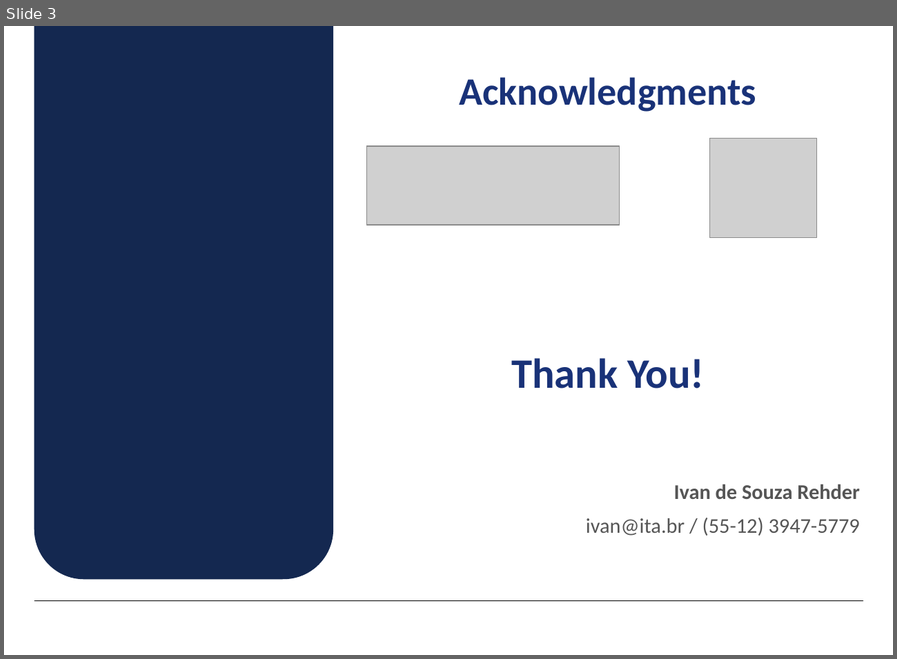
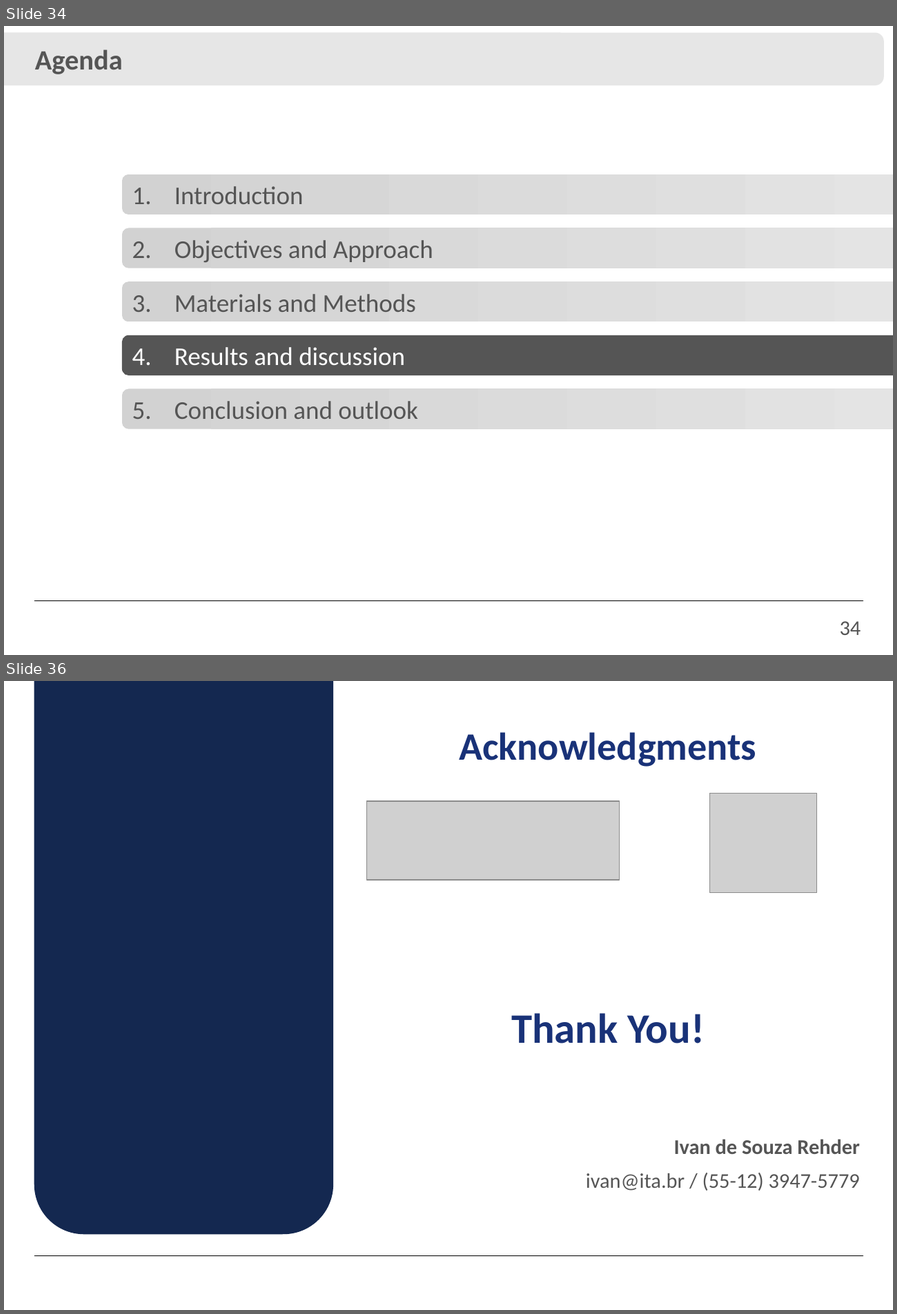
Before and after one commit to IvanRehder/Dissertacao, a slide deck: Apresentação/Apresentação.pptx. Shown one above the other, each under a label of ours: slide 3 before the commit, slides 34 and 36 after it; the slides between them are not shown. The pictures are 897x659 and 897x1314 pixels, drawn with LibreOffice and Linux fonts; fonts in the diff are those of the drawing; grey boxes stand for pictures; background and template pictures are left out. Boxes give left, top, right and bottom in pixels: in the first picture for what was removed or moved away, otherwise in the second. Text is boxed around its words. In the diff, an @@ line names an element or a change of style, - is before the commit and + after.

```diff
--- a/Apresentação/Apresentação.pptx
+++ b/Apresentação/Apresentação.pptx
@@ slide 34 added at [4, 26, 893, 655], background #FFFFFF; not listed: 1 template element that a slide beside it also shows @@
@@ rounded rectangle added at [4, 33, 884, 85], fill #E6E6E6 @@
@@ text added at [35, 49, 123, 74], 24 pt, text #555555, bold @@
+Agenda
@@ rounded rectangle added at [122, 174, 893, 214], fill gradient #D2D2D2 to #E6E6E6 @@
@@ text added at [132, 187, 152, 204], 22 pt, text #555555 @@
+1.
@@ text added at [174, 186, 303, 204], 22 pt, text #555555 @@
+Introduction
@@ rounded rectangle added at [122, 228, 893, 268], fill gradient #D2D2D2 to #E6E6E6 @@
@@ text added at [132, 241, 152, 258], 22 pt, text #555555 @@
+2.
@@ text added at [174, 240, 433, 263], 22 pt, text #555555 @@
+Objectives and Approach
@@ rounded rectangle added at [122, 281, 893, 322], fill gradient #D2D2D2 to #E6E6E6 @@
@@ text added at [174, 294, 416, 312], 22 pt, text #555555 @@
+Materials and Methods
@@ text added at [132, 295, 152, 312], 22 pt, text #555555 @@
+3.
@@ rounded rectangle added at [122, 335, 893, 375], fill #555555 @@
@@ text added at [132, 348, 152, 365], 22 pt, text #FFFFFF @@
+4.
@@ text added at [174, 347, 405, 365], 22 pt, text #FFFFFF @@
+Results and discussion
@@ rounded rectangle added at [122, 389, 893, 429], fill gradient #D2D2D2 to #E6E6E6 @@
@@ text added at [132, 402, 152, 419], 22 pt, text #555555 @@
+5.
@@ text added at [174, 401, 418, 419], 22 pt, text #555555 @@
+Conclusion and outlook
@@ page number added at [840, 621, 861, 635], 18 pt, text #555555 @@
+34
@@ what was slide 3 is now slide 36 @@
```
Also in this commit, not shown: 1 slide changed, 34 other slides added, 1 slide removed, 28 other files.
